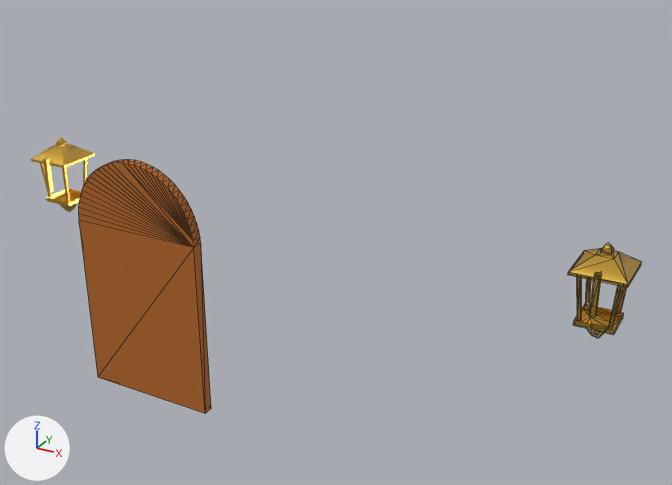
The glTF model art/models/tripo/house_deco/HaloShop_Bakery/HaloShop_Bakery_deco.glb: old version first, new version second.
Rendered twice from a 50 mm camera at (12.66, -13.87, 17.46) aimed at (1.22, 6.93, 7.06). The axes (+X, +Y, +Z) are drawn at lower left. The lights are the same throughout. The picture after the commit comes second. Mesh edges are drawn as thin lines on the coarser meshes.

The scene before the commit, as lines of its bpy script (objects in view):
```python
me_haloshop_bakery_lantern0 = bpy.data.meshes.new('HaloShop_Bakery_Lantern0')
me_haloshop_bakery_lantern0.from_pydata(...)  # 95 vertices, 156 faces; spans x 7.91..9.29, y 5.97..7.44, z 6.14..8.69
me_haloshop_bakery_lantern0.materials.append(mat_haloshop_bakery_lanterngold)  # yellow #ebbd50
me_haloshop_bakery_lantern1 = bpy.data.meshes.new('HaloShop_Bakery_Lantern1')
me_haloshop_bakery_lantern1.from_pydata(...)  # 95 vertices, 156 faces; spans x -9.29..-7.91, y 5.97..7.44, z 6.14..8.69
me_haloshop_bakery_lantern1.materials.append(mat_haloshop_bakery_lanterngold)  # yellow #ebbd50
me_haloshop_bakery_leaf = bpy.data.meshes.new('HaloShop_Bakery_Leaf')
me_haloshop_bakery_leaf.from_pydata(...)  # 70 vertices, 136 faces; spans x -6.75..-2.45, y 5.28..5.6, z 1.2..8.9
me_haloshop_bakery_leaf.materials.append(mat_haloshop_bakery_leaf)
ob_haloshop_bakery_lantern0 = bpy.data.objects.new('HaloShop_Bakery_Lantern0', me_haloshop_bakery_lantern0)
ob_haloshop_bakery_lantern0.location = (0.0, 0.0, 0.0)
ob_haloshop_bakery_lantern1 = bpy.data.objects.new('HaloShop_Bakery_Lantern1', me_haloshop_bakery_lantern1)
ob_haloshop_bakery_lantern1.location = (0.0, 0.0, 0.0)
ob_haloshop_bakery_leaf = bpy.data.objects.new('HaloShop_Bakery_Leaf', me_haloshop_bakery_leaf)
ob_haloshop_bakery_leaf.location = (0.0, 0.0, 0.0)
```
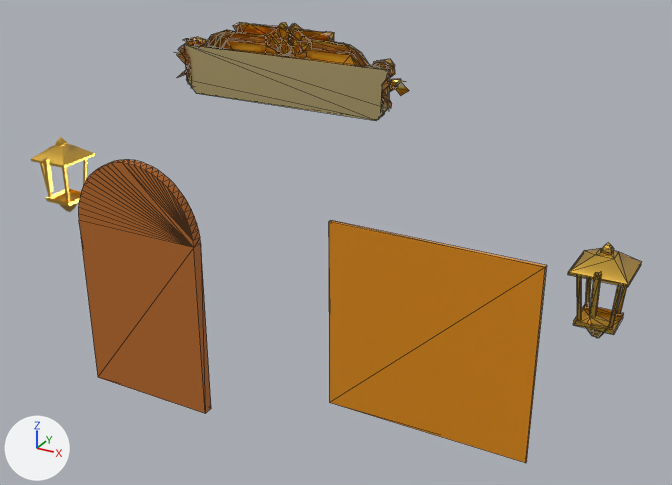
Location of each change, (x1, y1, x2, y2) in pixels of the pictures (672 x 485 px):
'HaloShop_Bakery_Display.001', added (brown)
    after: (329, 220, 547, 463)
'HaloShop_Bakery_PlaqueBack', added (beige)
    after: (184, 44, 390, 121)
'HaloShop_Bakery_Sign', added (brown)
    after: (175, 22, 409, 116)

Diff of the bpy script that builds the scene:
```diff
--- a/art/models/tripo/house_deco/HaloShop_Bakery/HaloShop_Bakery_deco.glb.py
+++ b/art/models/tripo/house_deco/HaloShop_Bakery/HaloShop_Bakery_deco.glb.py
@@ img_haloshop_bakery_sign_n @@
+img_haloshop_bakery_sign_n = load_image('HaloShop_Bakery_Sign_N', '_unpacked/HaloShop_Bakery_Sign_N', 512, 512, 'Non-Color')
@@ img_haloshop_bakery_sign_c @@
+img_haloshop_bakery_sign_c = load_image('HaloShop_Bakery_Sign_C', '_unpacked/HaloShop_Bakery_Sign_C', 512, 512, 'sRGB')
@@ img_haloshop_bakery_sign_mr @@
+img_haloshop_bakery_sign_mr = load_image('HaloShop_Bakery_Sign_MR', '_unpacked/HaloShop_Bakery_Sign_MR', 512, 512, 'Non-Color')
@@ img_haloshop_bakery_display_mr @@
+img_haloshop_bakery_display_mr = load_image('HaloShop_Bakery_Display_MR', '_unpacked/HaloShop_Bakery_Display_MR', 512, 512, 'Non-Color')
@@ img_haloshop_bakery_display_n @@
+img_haloshop_bakery_display_n = load_image('HaloShop_Bakery_Display_N', '_unpacked/HaloShop_Bakery_Display_N', 512, 512, 'Non-Color')
@@ img_haloshop_bakery_display_c @@
+img_haloshop_bakery_display_c = load_image('HaloShop_Bakery_Display_C', '_unpacked/HaloShop_Bakery_Display_C', 512, 512, 'sRGB')
@@ mat_haloshop_bakery_sign @@
+mat_haloshop_bakery_sign = bpy.data.materials.new('HaloShop_Bakery_Sign')
+# uses the picture img_haloshop_bakery_sign_c
+# uses the picture img_haloshop_bakery_sign_mr
+# uses the picture img_haloshop_bakery_sign_n
@@ mat_haloshop_bakery_signgold @@
+mat_haloshop_bakery_signgold = principled_material('HaloShop_Bakery_SignGold')
+mat_haloshop_bakery_signgold.base_color = (0.939, 0.759, 0.359)  # beige #f8e2a2
+mat_haloshop_bakery_signgold.metallic = 1.0
+mat_haloshop_bakery_signgold.roughness = 0.3
@@ mat_haloshop_bakery_display_001 @@
+mat_haloshop_bakery_display_001 = bpy.data.materials.new('HaloShop_Bakery_Display.001')
+# uses the picture img_haloshop_bakery_display_c
+# uses the picture img_haloshop_bakery_display_mr
+# uses the picture img_haloshop_bakery_display_n
@@ me_haloshop_bakery_sign @@
+me_haloshop_bakery_sign.from_pydata(...)  # 228 vertices, 364 faces; spans x -3.5..3.5, y 6.03..6.74, z 11.07..13.04
+me_haloshop_bakery_sign.materials.append(mat_haloshop_bakery_sign)
@@ me_haloshop_bakery_plaqueback @@
+me_haloshop_bakery_plaqueback.from_pydata(...)  # 12 vertices, 20 faces; spans x -3.05..3.05, y 6.2..6.32, z 10.95..12.25
+me_haloshop_bakery_plaqueback.materials.append(mat_haloshop_bakery_signgold)  # beige #f8e2a2
@@ me_haloshop_bakery_display_001 @@
+me_haloshop_bakery_display_001.from_pydata(...)  # a box spanning x 2.0..7.6, y 5.13..5.23, z 3.1..8.49
+me_haloshop_bakery_display_001.materials.append(mat_haloshop_bakery_display_001)
@@ ob_haloshop_bakery_sign @@
+ob_haloshop_bakery_sign = bpy.data.objects.new('HaloShop_Bakery_Sign', me_haloshop_bakery_sign)
+ob_haloshop_bakery_sign.location = (0.0, 0.0, 0.0)
@@ ob_haloshop_bakery_plaqueback @@
+ob_haloshop_bakery_plaqueback = bpy.data.objects.new('HaloShop_Bakery_PlaqueBack', me_haloshop_bakery_plaqueback)
+ob_haloshop_bakery_plaqueback.location = (0.0, 0.0, 0.0)
@@ ob_haloshop_bakery_display_001 @@
+ob_haloshop_bakery_display_001 = bpy.data.objects.new('HaloShop_Bakery_Display.001', me_haloshop_bakery_display_001)
+ob_haloshop_bakery_display_001.location = (0.0, 0.0, 0.0)
```
